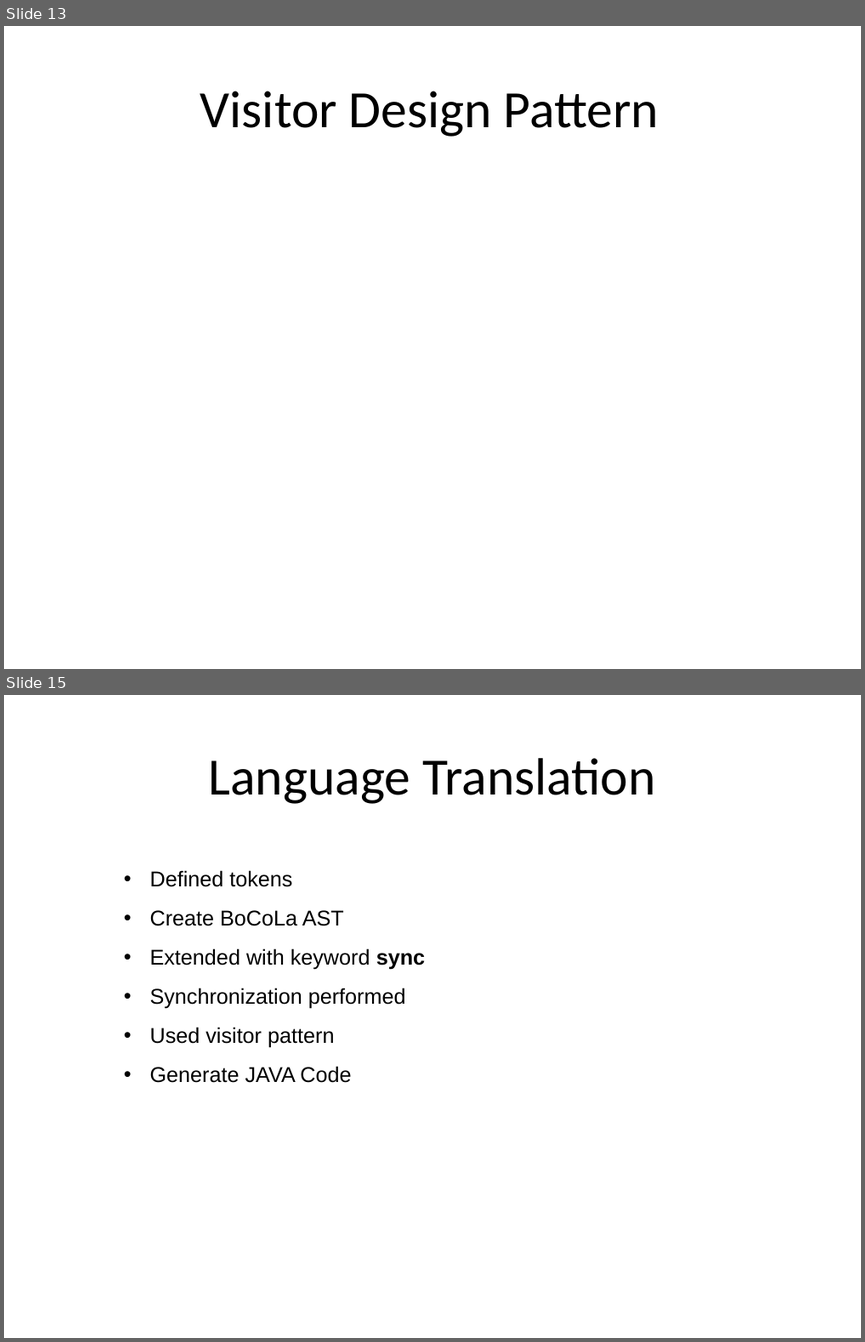
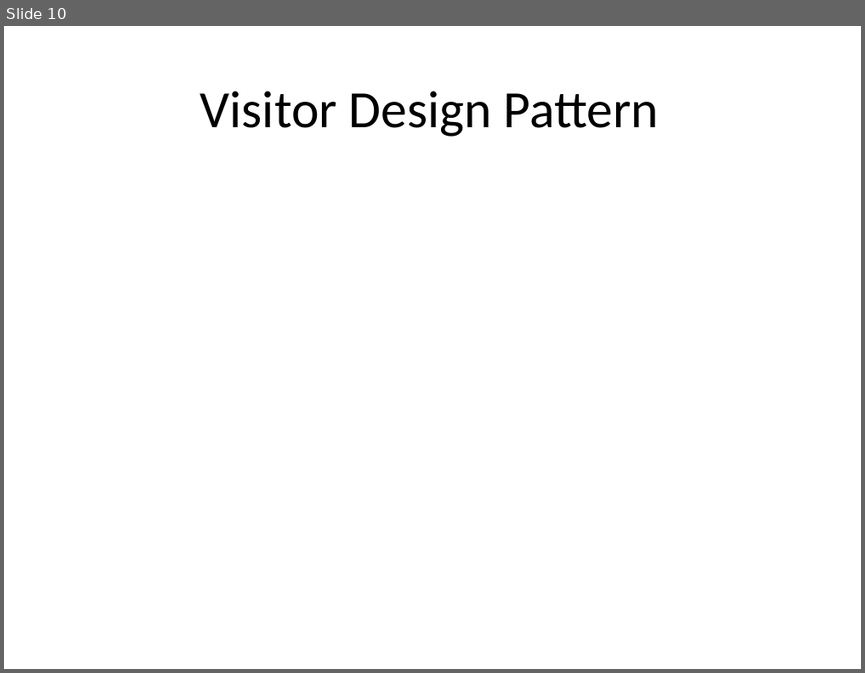
Before and after one commit to isurup/kalle-martin-group, a slide deck: SSE2/slides/1 Analysis.ppt. Shown one above the other, each under a label of ours: slides 13 and 15 before the commit, slide 10 after it; the slides between them are not shown. The pictures are 865x1342 and 865x673 pixels, drawn with LibreOffice and Linux fonts; fonts in the diff are those of the drawing. Boxes give left, top, right and bottom in pixels: in the first picture for what was removed or moved away, otherwise in the second. Text is boxed around its words. In the diff, an @@ line names an element or a change of style, - is before the commit and + after.

```diff
--- a/SSE2/slides/1 Analysis.ppt
+++ b/SSE2/slides/1 Analysis.ppt
@@ slide 15 removed at (4,695,861,1338), background #FFFFFF @@
@@ title removed at (209,758,656,804) @@
-Language Translation
@@ text removed at (150,870,425,1083) @@
-• Defined tokens
-• Create BoCoLa AST
-• Extended with keyword sync
-• Synchronization performed
-• Used visitor pattern
-• Generate JAVA Code
@@ what was slide 13 is now slide 10 @@
```
Also in this commit, not shown: 9 other slides removed.
